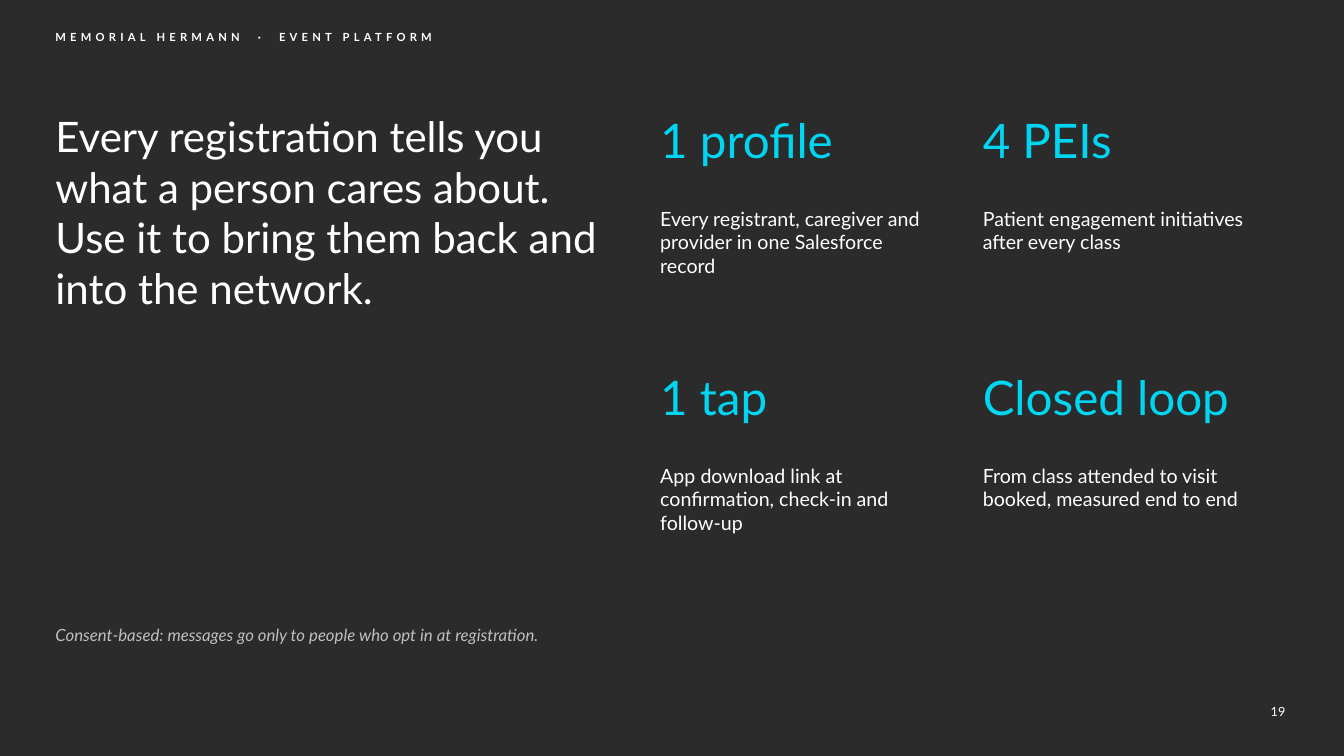
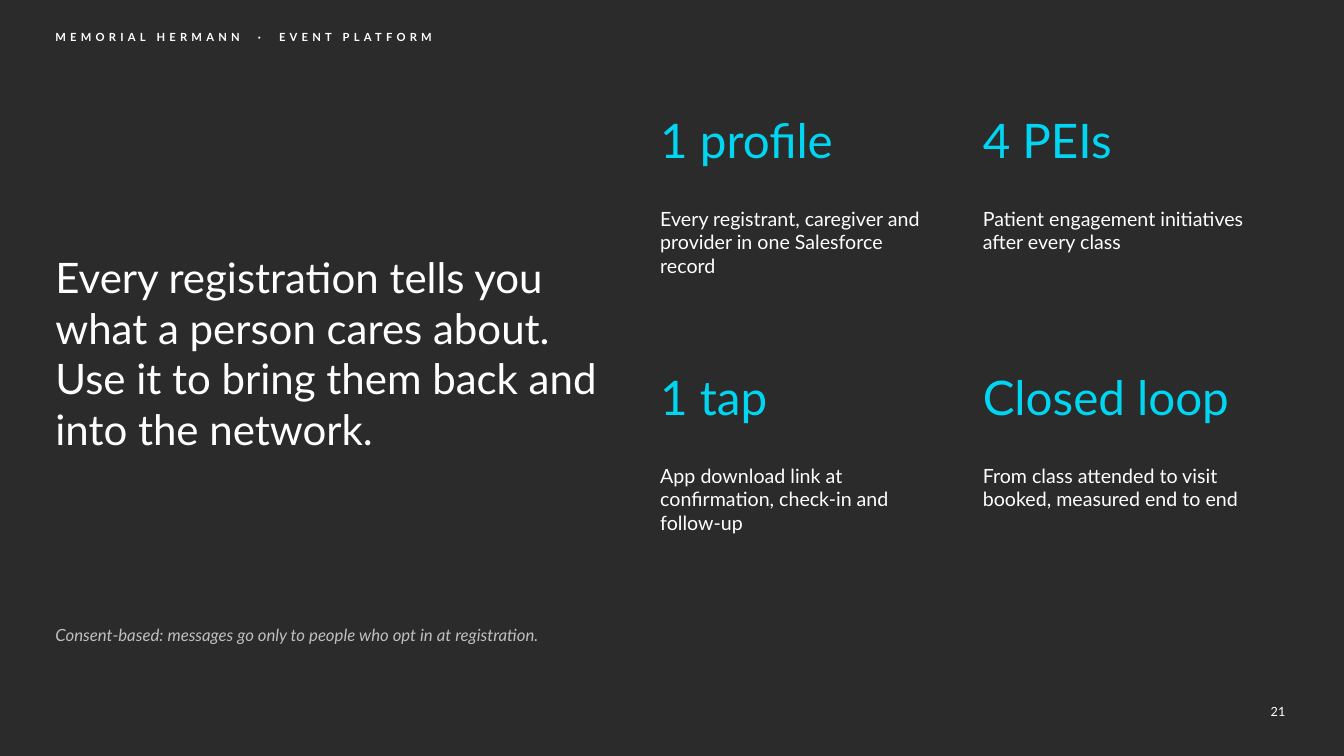
Before and after one commit to chintasurya/preSales_Memorial-hermann, a slide deck: slide 21 of deck/Memorial-Hermann-Event-Platform.pptx (slide 19 before the commit). Drawn at 1344x756 pixels with LibreOffice and Linux fonts; fonts in the diff are those of the drawing; background and template pictures are left out; a plain dark background stands for a picture behind light text. Boxes give left, top, right and bottom in pixels: in the first picture for what was removed or moved away, otherwise in the second. Text is boxed around its words. In the diff, an @@ line names an element or a change of style, - is before the commit and + after.

```diff
--- a/deck/Memorial-Hermann-Event-Platform.pptx
+++ b/deck/Memorial-Hermann-Event-Platform.pptx
@@ text "Every registration tells you what ...": place and size @@
-text "Every registration tells you what ..." at (55, 121, 597, 305)
+text "Every registration tells you what ..." at (55, 262, 597, 446)
@@ page number at (1271, 707, 1286, 716): text changed @@
-19
+21
```
Also in this commit, not shown: 15 other slides changed, 4 slides added, 2 slides removed, 8 other files.
